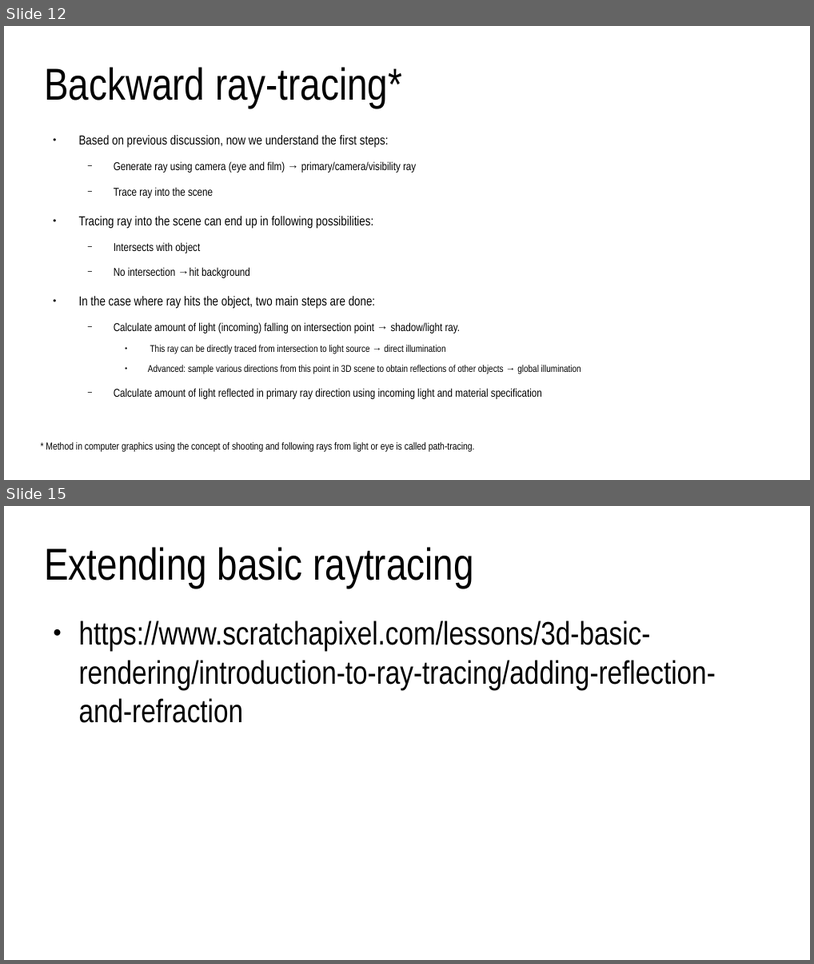
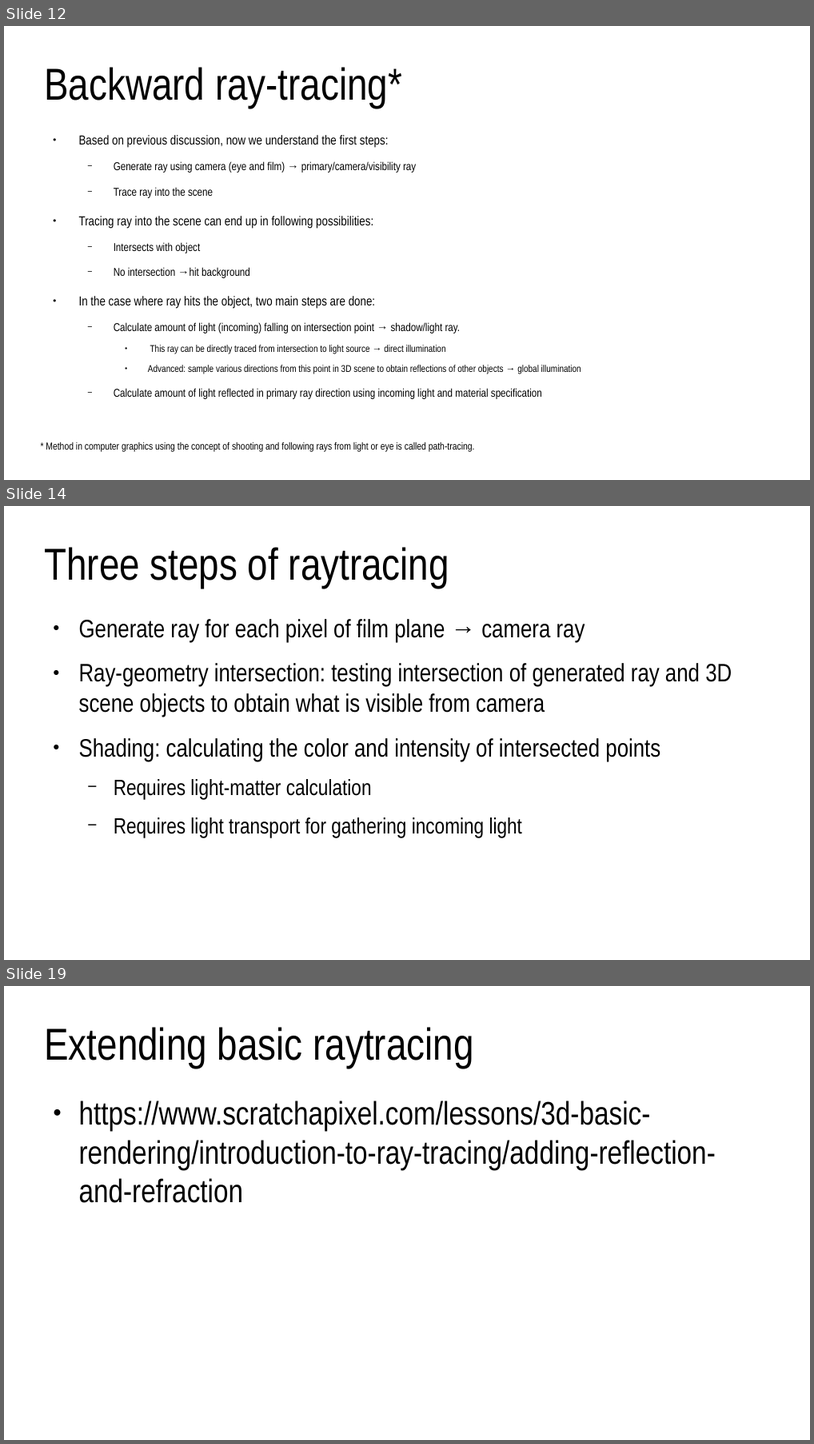
Before and after one commit to lorentzo/IntroductionToComputerGraphics, a slide deck: lectures/foundations_rendering/foundations_rendering.odp. Shown one above the other, each under a label of ours: slides 12 and 15 before the commit, slides 12, 14 and 19 after it; the slides between them are not shown. The pictures are 814x964 and 814x1444 pixels, drawn with LibreOffice and Linux fonts; fonts in the diff are those of the drawing. Boxes give left, top, right and bottom in pixels: in the first picture for what was removed or moved away, otherwise in the second. Text is boxed around its words. In the diff, an @@ line names an element or a change of style, - is before the commit and + after.

Commit message:
3d scene and rendering foundations

```diff
--- a/lectures/foundations_rendering/foundations_rendering.odp
+++ b/lectures/foundations_rendering/foundations_rendering.odp
@@ slide 14 added at [4, 506, 810, 960], background #FFFFFF @@
@@ title added at [44, 547, 450, 588], 44 pt, text #000000 @@
+Three steps of raytracing
@@ text added at [79, 619, 732, 837], 24.8 pt, text #000000 @@
+● Generate ray for each pixel of film plane → camera ray
+● Ray-geometry intersection: testing intersection of generated ray and 3D scene objects to obtain what is visible from camera
+● Shading: calculating the color and intensity of intersected points
+  − Requires light-matter calculation
+  − Requires light transport for gathering incoming light
@@ what was slide 15 is now slide 19 @@
```
Also in this commit, not shown: 6 slides changed, 4 other slides added, 5 other files.
